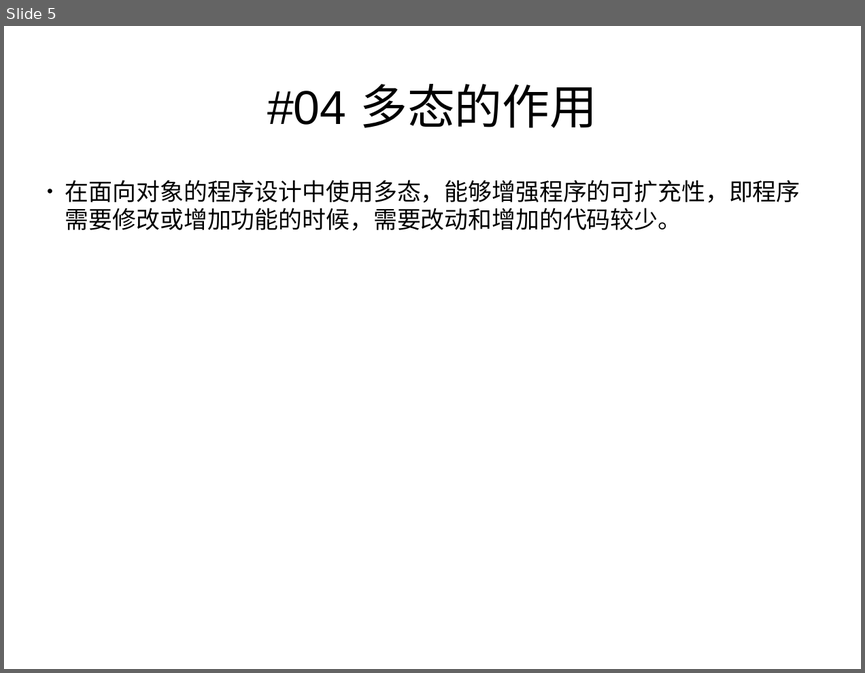
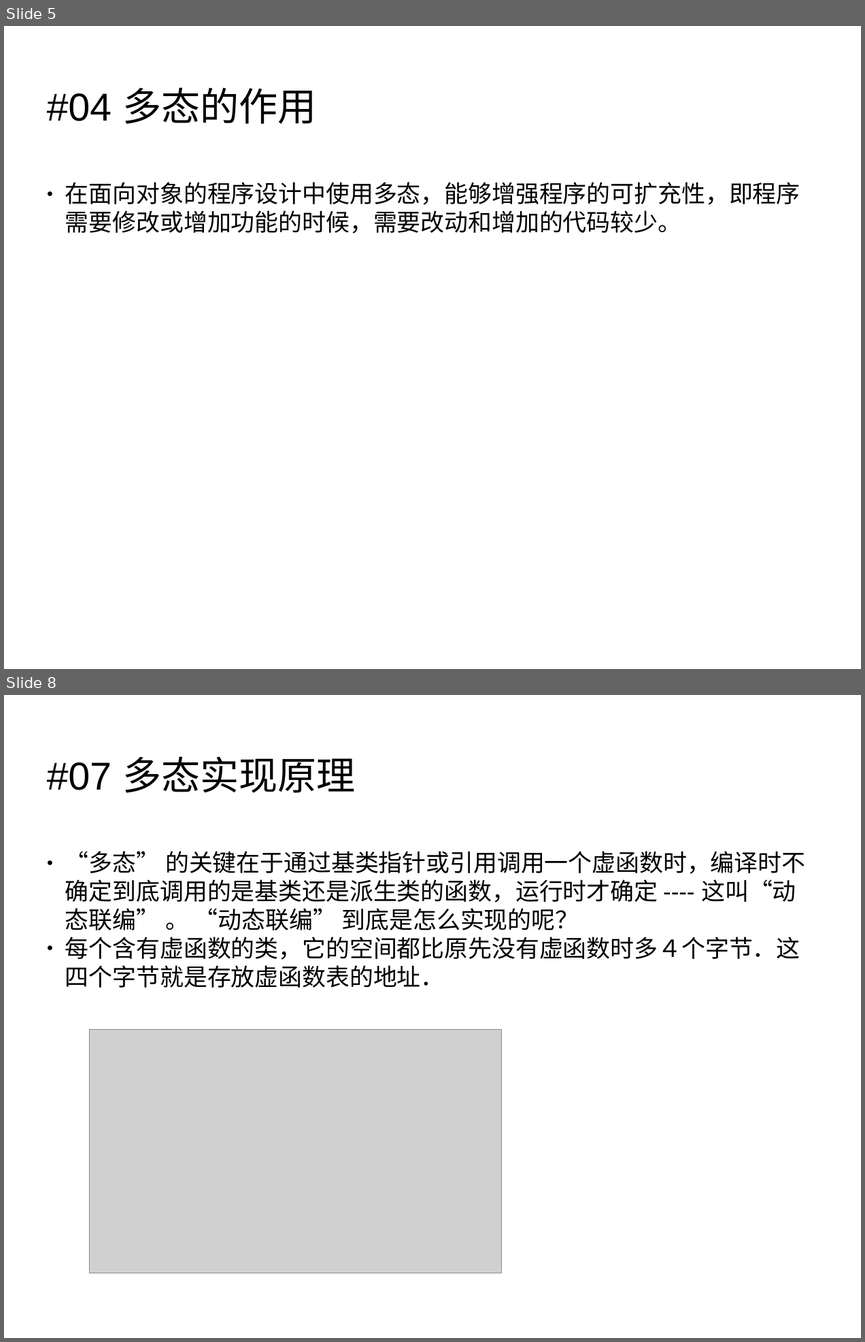
Before and after one commit to botaichang/cplus_slides, a slide deck: c++deep022_虚函数与多态.pptx. Shown one above the other, each under a label of ours: slide 5 before the commit, slides 5 and 8 after it; the slides between them are not shown. The pictures are 865x673 and 865x1342 pixels, drawn with LibreOffice and Linux fonts; fonts in the diff are those of the drawing; grey boxes stand for pictures; background and template pictures are left out. Boxes give left, top, right and bottom in pixels: in the first picture for what was removed or moved away, otherwise in the second. Text is boxed around its words. In the diff, an @@ line names an element or a change of style, - is before the commit and + after.

```diff
--- a/c++deep022_虚函数与多态.pptx
+++ b/c++deep022_虚函数与多态.pptx
@@ slide 8 added at [4,695,861,1338], background picture (left out) @@
@@ text added at [47,756,356,793], 36 pt, text #000000 @@
+#07 多态实现原理
@@ text added at [65,851,805,987], 22 pt, text #000000 @@
+● “多态” 的关键在于通过基类指针或引用调用一个虚函数时，编译时不确定到底调用的是基类还是派生类的函数，运行时才确定 ---- 这叫“动态联编” 。 “动态联编” 到底是怎么实现的呢？
+● 每个含有虚函数的类，它的空间都比原先没有虚函数时多４个字节．这四个字节就是存放虚函数表的地址．
@@ picture added at [90,1030,502,1274] @@
@@ slide 5 changed as well @@
@@ text "#04 多态的作用": place and size @@
-text "#04 多态的作用" at [267,84,597,128]
+text "#04 多态的作用" at [47,87,317,124]
@@ text "#04 多态的作用" at [47,87,317,124]: size 44 to 36 pt; alignment centre to left @@
@@ text "在面向对象的程序设计中使用多态，能够增强程序的可扩充性，即程序需要修改或增加功能的时候，需要改动和增加的代码较少。": place and size @@
-text "在面向对象的程序设计中使用多态，能够增强程序的可扩充性，即程序需要修改或增加功能的时候，需要改动和增加的代码较少。" at [65,180,800,231]
+text "在面向对象的程序设计中使用多态，能够增强程序的可扩充性，即程序需要修改或增加功能的时候，需要改动和增加的代码较少。" at [65,182,800,233]
```
Also in this commit, not shown: 4 other slides changed, 5 other slides added, 5 other files.
